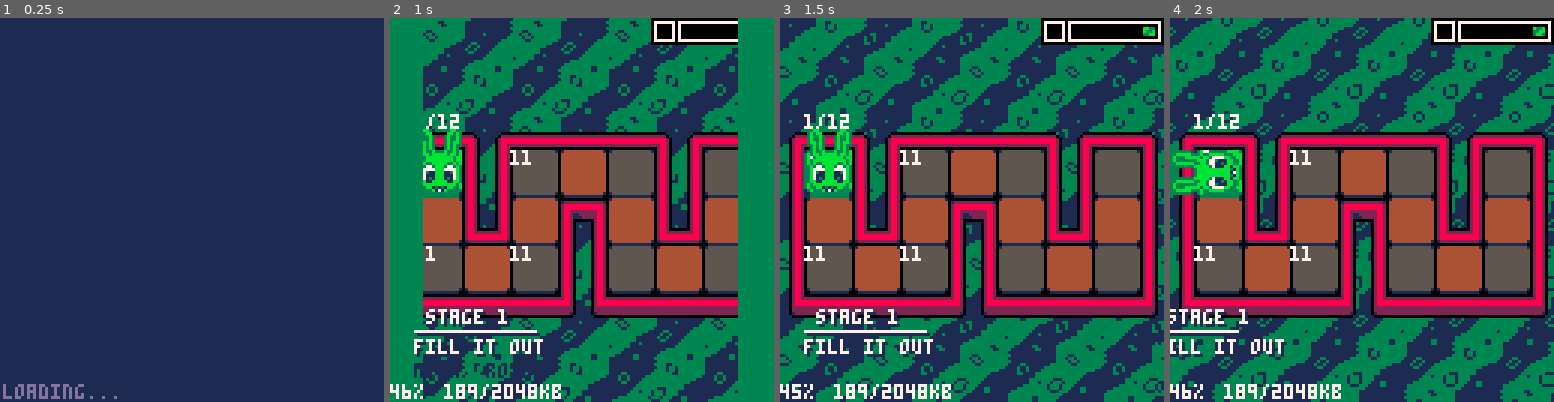
Above: before the commit, frames 1-4 (left to right).
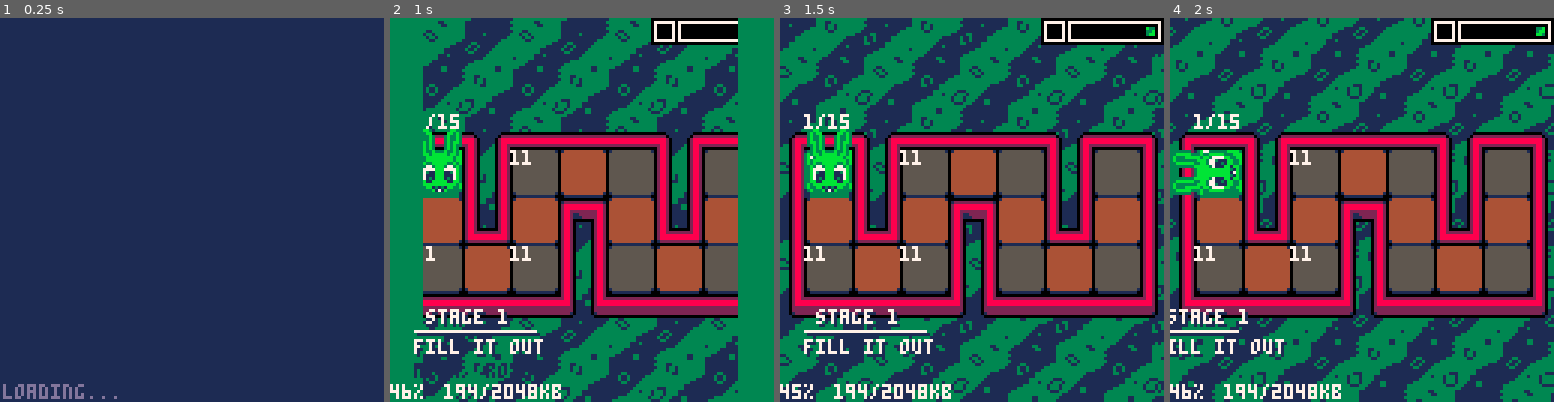
Above: after the commit, the same moments.

Repository: CyanSorcery/blobun_mini
Game: PICO-8 cartridge blobun_mini.p8
Same seed, same stepped clock (60 frames per second), same inputs: the game is played once before the commit and once after it.
Inputs:
- Up to frame 1 (0.25 s): no input
- Up to frame 2 (1 s): tap X (X key) at 0.33 s; tap O (Z key) at 0.7 s
- Up to frame 3 (1.5 s): tap X (X key) at 1.07 s
- Up to frame 4 (2 s): hold Right from 1.6 s (still down); tap O (Z key) at 1.7 s; tap X (X key) at 1.85 s

Frame 1 is identical in both runs. In frame 2, less than 0.1% of the frame differs, in the area x 15-22%, y 25-100%; in frame 3, less than 0.1%, in the area x 15-96%, y 2-100%; in frame 4, less than 0.1%.

Commit message:
more reimplementation, some bug fixes

Diff:
--- a/blobun_mini.p8
+++ b/blobun_mini.p8
@@ -176,12 +176,6 @@
  -- stop music
  music(-1)
 end
---[[
-function finalize_game_mode(_func_update, _func_draw)
- g_func_update, g_func_draw, g_p_intro_cd, g_list_obj = _func_update, _func_draw, 0, {}
- pal()
-end]]
-
 
 function finalize_game_mode(_func_update, _func_draw)
  g_func_update, g_func_draw, g_p_intro_cd, g_list_obj = _func_update, _func_draw, 0, {}
@@ -259,8 +253,9 @@
  g_p_new_time, -- the player got a new time on this puzzle
  g_p_intro_cd, -- how long the puzzle intro shows on screen
  g_p_time, -- how much time the player has been on this stage
- g_p_started -- the player has started the puzzle
- ={},false,false,false,false,0,true,false,0,false,g_p_skip_intro==true and 0 or 90,0,false
+ g_p_started, -- the player has started the puzzle
+ g_list_part -- list of particles in this puzzle
+ ={},false,false,false,false,0,true,false,0,false,g_p_skip_intro==true and 0 or 90,0,false,{}
 
  -- cap the world and stage to what we actually have
  _world = mid(1, _world, count(g_levels))
@@ -327,13 +322,11 @@
    _sst.s_width = subl(_stage, _offset, 0x1) + 1
    -- stage save slot
    _sst.s_saveslot = subl(_stage, _offset + 1, 0, 1)
-   -- stage tiles
-   _sst.s_tiles = subl(_stage, _offset + 3, 0x1, 1)
    -- stage target time
-   _sst.s_goaltime = subl(_stage, _offset + 5, 0, 7)
+   _sst.s_goaltime = subl(_stage, _offset + 3, 0, 7)
    -- stage dev time
-   _sst.s_devtime = subl(_stage, _offset + 13, 0, 7)
-   _offset += 21
+   _sst.s_devtime = subl(_stage, _offset + 11, 0, 7)
+   _offset += 19
    -- hint count (coco note: for now, it's 0)
    _bytes = subl(_stage, _offset, 0x1)
    _sst.s_hints = {}
@@ -346,8 +339,10 @@
    _off_end = _offset + 2 + _bytes * 5
    _sst.s_obj_count = _bytes;
    _sst.s_obj_str = sub(_stage, _offset + 2, _off_end - 1)
+   -- stage tiles
+   _sst.s_tiles = subl(_stage, _off_end, 0x1, 1)
    -- the rest is just the stage data itself
-   _sst.s_data = sub(_stage, _off_end)
+   _sst.s_data = sub(_stage, _off_end + 2)
    -- figure out the height
    _sst.s_height = (#_sst.s_data \ 2) \ (_sst.s_width + 2) - 2
    add(_wst, _sst)
@@ -365,6 +360,7 @@
 #include scripts/s_config.lua
 #include scripts/s_nongame.lua
 #include scripts/s_menu.lua
+#include scripts/s_particles.lua
 __gfx__
 02b2ffffff0ffffff0df906a254db9ed20f69f3e29f946cb242146a25e5a43559b0100494e0b48071793ef94e93837a75afd57e96fc17021fade5e87e2912f8b
 507c5391e89322f38c2c2e40f452271fb6dbfd38175c597ee7dedf8f32817bbdbfe376ed3fe4597f2fe1932fddf1140f4fbc7f7cdabcc1d3f6169ccf5cf117b4
--- a/res/r_levels.lua
+++ b/res/r_levels.lua
@@ -1,39 +1,39 @@
 g_cart_name = "cyansorcery_blobun_wp_pico8"
 g_levels = {
 {
-"afill it out9mika, roxy6010c004.3344002.417700400000b2000b0200b220138183018181830184033211a01ff011a013b33ff0cff19ff0cff3b3301ff011a01ff013b4c4141414b4141414d",
-"cdon't overlap9mika, roxy4020f004.3344002.984400402100b2000b4003b42024e4e38181818404e4e3301ff013b381810210bff3b3301ff01ff013b33ff0bff39414d3301ff013b4e4e4c4141414d4e4e",
-"6zigzags3mika6030f004.3344002.734400500200b4003b2103b1201b32014e4e4e3818181818404e381810ff01ff013b381001ff01ff01394d3321ff01ff01ff3b4e4c4141414141414d4e",
-"9capacitory9mika, roxy6041f007.1100005.4677001066004e381818181818404e4e33ff01ff01ff3b4e4e33011901ff013b4e4e33ff1aff01ff3b4e4e33010c01ff013b4e4e33ff01ff01ff3b4e381001ff01ff0113403301ff394131ff213b4c41414d4e4c41414d",
-"9full boxes5autumn60528600.1000000.1100001006003818181818181818403301ff01ff01ff013b33ff01ff19ff01ff3b3301ff011a01ff013b33ff11142b140dff3b3301ff011a01ff013b33ff01ff0cff01ff3b3321ff01ff01ff013b4c414141414141414d",
-"cpopping about3ashe50619600.1000000.110000505400a0220a2002a0442a42044e4e38181818184038181045ff01ff3b33ff01ff01ff013b3345ff011925ff3b361414142b14143f3325ff010c01213b33ff01ff01ff394d4c41414141414d4e",
-"8hop to it4unseta0734600.1000000.1100001007004e4e4e381818181818404e4e4e4e4e4e33ff01ff …(222 unchanged characters)…
-"8superstar3roxy9083f600.1000000.1100001047004e4e4e4e381818404e4e4e4e4e4e4e4e3301ff3 …(251 unchanged characters)…
-"amorning joe3roxy90941600.1000000.1100001077004e381818181818404e4e4e4e3810ff01ff01ff13 …(226 unchanged characters)…
-"9lost media3roxy81038600.1000000.110000300000a8060a6080381830181818181830184033211a01ff01ff451a453b33ff1aff19ff01ff1aff3b33011a011a01ff011a013b33ff1214151414140eff3b3301ff01ff01ff01ff013b33ff01ff01ff01ff01ff3b3301ff01ff01ff01ff013b4c3101ff01ff01ff01ff3b4e4c41414141414141414d",
-"ccareful plans3roxy5491b600.1000000.110000203000210543818181818181840330122012101ff3b33ff01ff111b013b3301ff01ff0cff3b33ff23232323013b330124242424ff3b4c4141414141414d",
-"etangy transport5willow35014600.1000000.11000050020011153a3212a1232114533818181818403301ff01ff3b33ff0203043b33210501053b33030103043b33010201ff3b4c414141414d",
-"espace satellite5autumn6511c600.1000000.110000506300a4222a2242213542535438181818181818184033242401230124243b332424ff23ff24243b33242405230524243b332422ff23ff22213b4c414141414141414d"
+"afill it out9mika, roxy601004.3344002.417700400000b2000b0200b22010f38183018181830184033211a01ff011a013b33ff0cff19ff0cff3b3301ff011a01ff013b4c4141414b4141414d",
+"cdon't overlap9mika, roxy402004.3344002.984400402100b2000b4003b42020f4e4e38181818404e4e3301ff013b381810210bff3b3301ff01ff013b33ff0bff39414d3301ff013b4e4e4c4141414d4e4e",
+"6zigzags3mika603004.3344002.734400500200b4003b2103b1201b32010f4e4e4e3818181818404e381810ff01ff013b381001ff01ff01394d3321ff01ff01ff3b4e4c4141414141414d4e",
+"9capacitory9mika, roxy604007.1100005.4677001066001f4e381818181818404e4e33ff01ff01ff3b4e4e33011901ff013b4e4e33ff1aff01ff3b4e4e33010c01ff013b4e4e33ff01ff01ff3b4e381001ff01ff0113403301ff394131ff213b4c41414d4e4c41414d",
+"9full boxes5autumn605600.1000000.110000100600283818181818181818403301ff01ff01ff013b33ff01ff19ff01ff3b3301ff011a01ff013b33ff11142b140dff3b3301ff011a01ff013b33ff01ff0cff01ff3b3321ff01ff01ff013b4c414141414141414d",
+"cpopping about3ashe506600.1000000.110000505400a0220a2002a0442a4204194e4e38181818184038181045ff01ff3b33ff01ff01ff013b3345ff011925ff3b361414142b14143f3325ff010c01213b33ff01ff01ff394d4c41414141414d4e",
+"8hop to it4unseta07600.1000000.110000100700354e4e4e381818181818404e4e4e4e4e4e33ff01ff …(222 unchanged characters)…
+"8superstar3roxy908600.1000000.110000104700404e4e4e4e381818404e4e4e4e4e4e4e4e3301ff3 …(251 unchanged characters)…
+"amorning joe3roxy909600.1000000.110000107700424e381818181818404e4e4e4e3810ff01ff01ff13 …(226 unchanged characters)…
+"9lost media3roxy810600.1000000.110000300000a8060a608038381830181818181830184033211a01ff01ff451a453b33ff1aff19ff01ff1aff3b33011a011a01ff011a013b33ff1214151414140eff3b3301ff01ff01ff01ff013b33ff01ff01ff01ff01ff3b3301ff01ff01ff01ff013b4c3101ff01ff01ff01ff3b4e4c41414141414141414d",
+"ccareful plans3roxy549600.1000000.110000203000210541b3818181818181840330122012101ff3b33ff01ff111b013b3301ff01ff0cff3b33ff23232323013b330124242424ff3b4c4141414141414d",
+"etangy transport5willow350600.1000000.11000050020011153a3212a123211453143818181818403301ff01ff3b33ff0203043b33210501053b33030103043b33010201ff3b4c414141414d",
+"espace satellite5autumn651600.1000000.110000506300a4222a224221354253541c38181818181818184033242401230124243b332424ff23ff24243b33242405230524243b332422ff23ff22213b4c414141414141414d"
 },
 {
-"atest stage!4mouse94550600.1000000.110000204400866e838181818181818181818184033974727074727074727073b33984727074727074727073b33984727074727074727073b33884727074727074727073b3301ff01ff2107472701ff3b33ff01ff01ff01ff01ff013b3301ff01ff01ff48ff01ff3b33ff01ff012701ff01ff013b4c414141414141414141414d",
-"dlocks'n'blocks3roxy54610600.1000000.110000200300130534e4e381818404e4e381810010213184033ff01ff0303033b3301ff010303033b332139414131033b4c414d4e4e4c414d",
-"clocks'n'locks3roxy4471c600.1000000.11000020410034455381818181818403301ff01ff013b33ff394131213b3301131816143f33ff434343433b3301ff01ff423b33ff01ff01ff3b3301ff01ff013b4c41414141414d",
-"dtoggled hearts3ashe44819600.1000000.11000020420012053381818181818403301ff02ff013b33ff01ff01ff3b3303030104213b330303ff04043b3303030104043b4c41414141414d"
+"atest stage!4mouse945600.1000000.110000204400866e85038181818181818181818184033974727074727074727073b33984727074727074727073b33984727074727074727073b33884727074727074727073b3301ff01ff2107472701ff3b33ff01ff01ff01ff01ff013b3301ff01ff01ff48ff01ff3b33ff01ff012701ff01ff013b4c414141414141414141414d",
+"dlocks'n'blocks3roxy546600.1000000.11000020030013053104e4e381818404e4e381810010213184033ff01ff0303033b3301ff010303033b332139414131033b4c414d4e4e4c414d",
+"clocks'n'locks3roxy447600.1000000.110000204100344551c381818181818403301ff01ff013b33ff394131213b3301131816143f33ff434343433b3301ff01ff423b33ff01ff01ff3b3301ff01ff013b4c41414141414d",
+"dtoggled hearts3ashe448600.1000000.1100002042001205319381818181818403301ff02ff013b33ff01ff01ff3b3303030104213b330303ff04043b3303030104043b4c41414141414d"
 },
 {
-"ccup of hearts3ashe65223600.1000000.1100005063001205312353a1500a0015381818181818404e4e3325ff02ff03131840330301ff010304043b33010404ff04ff013b33ff0402030b01213b3301ff030301ff394d4c3125ff01ff394d4e4e4c414141414d4e4e",
-"dcoin conundrum3ashe55324600.1000000.11000040140041156441564445638181818181818403364ff01ff01643b33ff62ff0162013b3301ff016401ff3b33ff016401ff013b33012101ff62ff3b336401ff01ff633b4c4141414141414d",
-"ccoins of loveccoins of love4541d600.1000000.110000502500131534125644356434563818181818184033040404ff013b330401ff02ff3b33046201ff013b33ff010303623b3301ff0362013b3363032101ff3b4c41414141414d"
+"ccup of hearts3ashe652600.1000000.1100005063001205312353a1500a001523381818181818404e4e3325ff02ff03131840330301ff010304043b33010404ff04ff013b33ff0402030b01213b3301ff030301ff394d4c3125ff01ff394d4e4e4c414141414d4e4e",
+"dcoin conundrum3ashe553600.1000000.1100004014004115644156444562438181818181818403364ff01ff01643b33ff62ff0162013b3301ff016401ff3b33ff016401ff013b33012101ff62ff3b336401ff01ff633b4c4141414141414d",
+"ccoins of loveccoins of love454600.1000000.110000502500131534125644356434561e3818181818184033040404ff013b330401ff02ff3b33046201ff013b33ff010303623b3301ff0362013b3363032101ff3b4c41414141414d"
 },
 {
-"ckey collector5autumn7551f600.1000000.110000a00300470564015613153341552715417253a1300a001347356381818181818181818403305636363642424623b3362040402424343223b3344040403444343023b3321052304042323623b4c41414141414141414d",
-"etight corridors9roxy, ashe65625600.1000000.1100004014002405415453125534e3818181818404e4e38100323232213184033030324242424ff3b3303ff01ff0104033b3303012323ff04033b33032123230102013b33030102040404394d4c4141414141414d4e"
+"ckey collector5autumn755600.1000000.110000a00300470564015613153341552715417253a1300a00134735620381818181818181818403305636363642424623b3362040402424343223b3344040403444343023b3321052304042323623b4c41414141414141414d",
+"etight corridors9roxy, ashe656600.1000000.110000401400240541545312553264e3818181818404e4e38100323232213184033030324242424ff3b3303ff01ff0104033b3303012323ff04033b33032123230102013b33030102040404394d4c4141414141414d4e"
 },
 {
-"cthree of keys3ashe75728600.1000000.11000050620022154102531125332355381818181818181818403304042323232304043b3304012201ff01ff043b3302024343434321043b33ff034244444444043b3301ff0303394141414d33ff0103033b4e4e4e4e4c414141414d4e4e4e4e",
-"djuncton island9roxy, ashe7582c600.1000000.110000402600231541515323654381818181818181818403323232323242401043b332301ff222402ff013b3323ff012323ff01ff3b332301ff03230123233b4c4131010303ff39414d4e4e33ff0123043b4e4e4e4e33212204233b4e4e4e4e4c414141414d4e4e",
-"dbizarre island3ashe85934600.1000000.11000060150026054112531645321654256544e4e4e4e38181818404e4e4e4e38181001ff223b4e4e381810ff010424ff13184033030201ff01240104043b330323232323240404043b3323ff01ff01ff0204243b332321240303030304243b332322242323222424394d4c41414141414141414d4e"
+"cthree of keys3ashe757600.1000000.1100005062002215410253112533235528381818181818181818403304042323232304043b3304012201ff01ff043b3302024343434321043b33ff034244444444043b3301ff0303394141414d33ff0103033b4e4e4e4e4c414141414d4e4e4e4e",
+"djuncton island9roxy, ashe758600.1000000.1100004026002315415153236542c381818181818181818403323232323242401043b332301ff222402ff013b3323ff012323ff01ff3b332301ff03230123233b4c4131010303ff39414d4e4e33ff0123043b4e4e4e4e33212204233b4e4e4e4e4c414141414d4e4e",
+"dbizarre island3ashe859600.1000000.1100006015002605411253164532165425654344e4e4e4e38181818404e4e4e4e38181001ff223b4e4e381810ff010424ff13184033030201ff01240104043b330323232323240404043b3323ff01ff01ff0204243b332321240303030304243b332322242323222424394d4c41414141414141414d4e"
 }
 
 }
--- a/scripts/s_gameplay.lua
+++ b/scripts/s_gameplay.lua
@@ -18,7 +18,7 @@
  -- process objects, but only if the stage animation is done
  if _is_go then
   for _obj in all(g_list_obj) do _obj:onstep() end
-  --proc_particles()
+  proc_particles()
 end
 
  -- move camera while binding it to the stage edges/centering it
--- a/old/scripts/s_particles.lua
+++ b/scripts/s_particles.lua
@@ -1,6 +1,6 @@
 -- wrapper function for creating particles
 function part_create(_x, _y, _spd, _dir, _col, _time)
- add(g_p_list, {x=_x, y=_y, spd = _spd, dir=_dir, col=_col,time_max=_time,time=_time})
+ add(g_list_part, {x=_x, y=_y, spd = _spd, dir=_dir, col=_col,time_max=_time,time=_time})
 end
 
 function part_create_slime_explode(_x, _y, _col)
@@ -26,19 +26,19 @@
 end
 
 function proc_particles()
- for _part in all(g_p_list) do
+ for _part in all(g_list_part) do
   local _factor = _part.dir / 360
   _part.x += _part.spd * cos(_factor)
   _part.y += _part.spd * sin(_factor)
 
   -- subtract off the time and, if it's done, destroy it
   _part.time -= 1
-  if (_part.time <= 0) del(g_p_list, _part)
+  if (_part.time <= 0) del(g_list_part, _part)
  end
 end
 
 function draw_particles()
- for _part in all(g_p_list) do
+ for _part in all(g_list_part) do
   pal(7, _part.col)
   spr(flr(lerp(163, 161, _part.time/_part.time_max) + .5), _part.x, _part.y)
  end
--- a/scripts/s_player.lua
+++ b/scripts/s_player.lua
@@ -44,7 +44,7 @@
    -- do a check if this is solid or not. if we're on portal, we can move
    -- if sprite flag 5 is set, this is a floor tile we can move into
    local _can_move, _check, _chx, _chy = self.inportal, 16, self.x + cos(_new_dir >> 2), self.y + sin(_new_dir >> 2)
-   if (self.onconvey--[[or setting_get(2)]]) _check = 18 -- allow for move on slime
+   if (self.onconvey or setting_get(2)) _check = 18 -- allow for move on slime
    -- check the top left corner of the tile they're moving into
    -- next block is ice block and they're in fire state OR next block is lock and they have a key OR check if next tile is slimed already (or is otherwise passable)
    local _nextblock = mget((_chx << 1) + 2, (_chy << 1) + 1)
@@ -70,7 +70,7 @@
     end
 
     -- reset move factor, set if move is sprint, set she's moving
-    self.anim, self.sprint, self.ismove = 0, tonum(--[[setting_get(3)]]false) ^^ tonum(btn(4)) == 1, true
+    self.anim, self.sprint, self.ismove = 0, tonum(setting_get(3)) ^^ tonum(btn(4)) == 1, true
     -- set where she's moving from
     if (self.inportal == false) self.oldx, self.oldy = self.x, self.y
     if (_new_dir >= 0) self.x, self.y = _chx, _chy
@@ -232,7 +232,7 @@
  -- if the player was destroyed by something, don't draw
  -- also don't draw if the player is in a floor portal
  -- or if lesbians are not allowed
- if (self.isdead or self.inportal --[[or not setting_get(6)]]) return
+ if (self.isdead or self.inportal or not setting_get(6)) return
 
  local _dir, _x, _y, _anim, _offset, _dir = self.dir, self.x << 4, self.y << 4, self.anim
 
Not shown, changed: functions.php
Not shown, changed: level_convert.php
